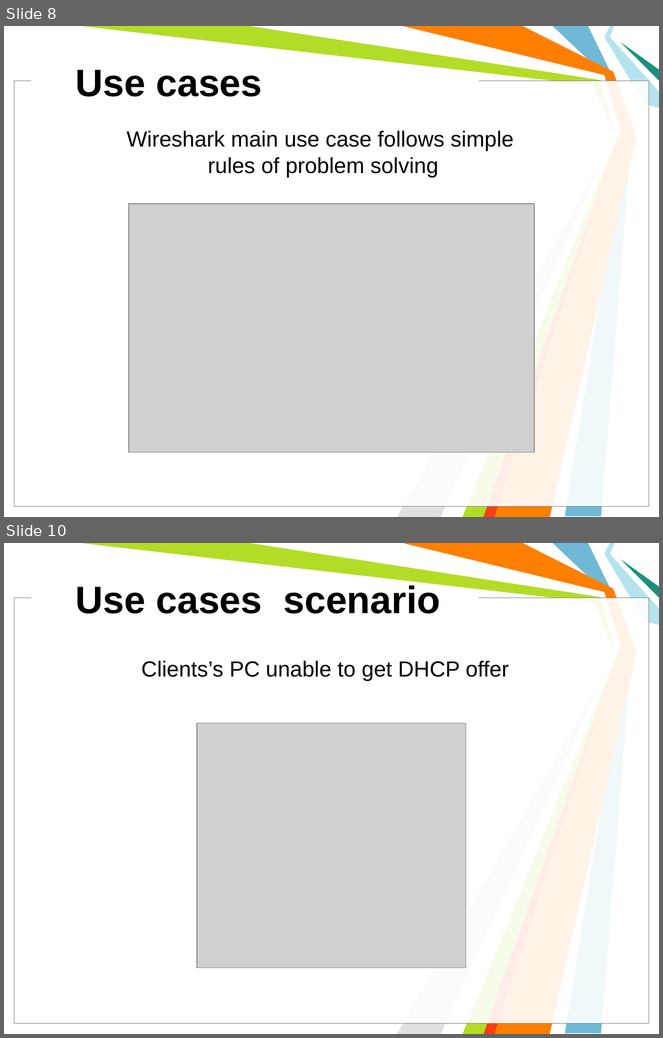
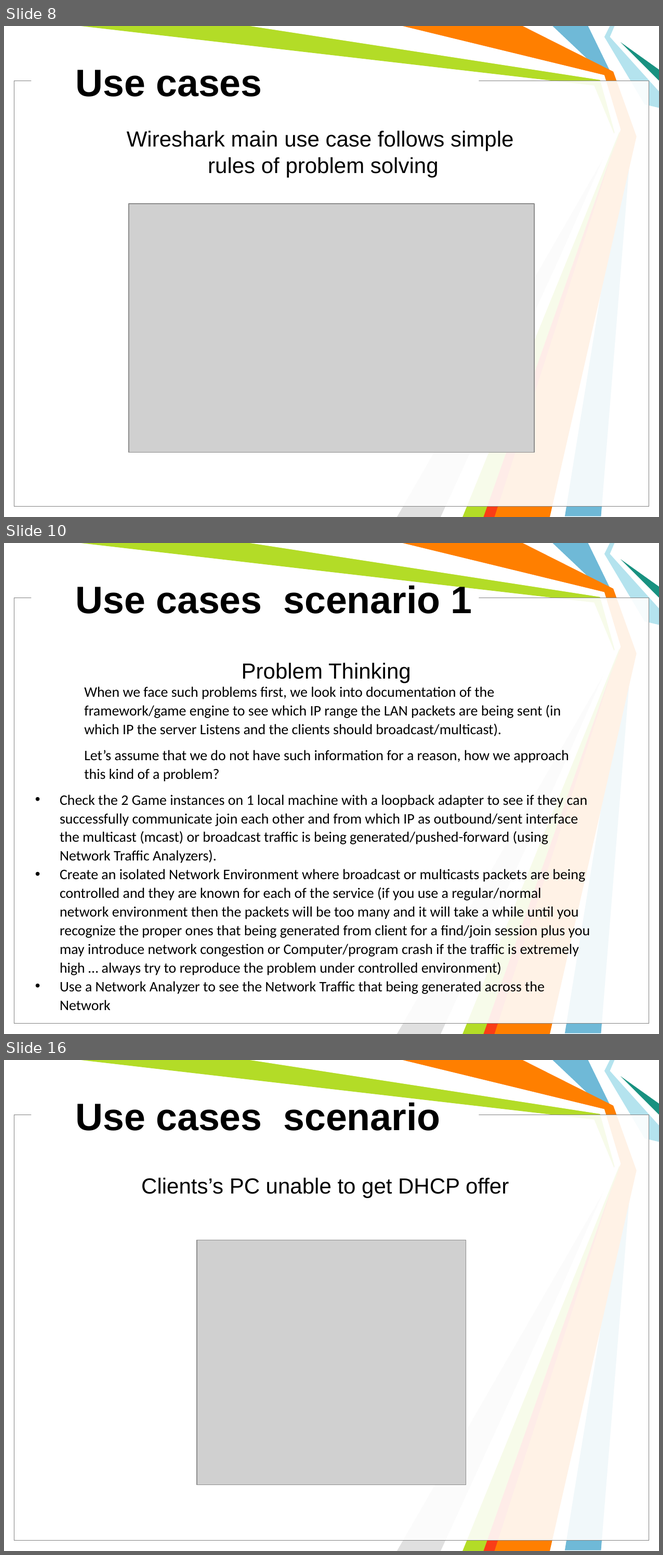
Before and after one commit to michailmarkou1995/BSc-Computer-Science-Projects, a slide deck: COMPUTER AND NETWORK SECURITY (CN6003)/Protocol_Analyzers_Presentation.pptx. Shown one above the other, each under a label of ours: slides 8 and 10 before the commit, slides 8, 10 and 16 after it; the slides between them are not shown. The pictures are 663x1038 and 663x1555 pixels, drawn with LibreOffice and Linux fonts; fonts in the diff are those of the drawing; grey boxes stand for pictures; background and template pictures are left out. Boxes give left, top, right and bottom in pixels: in the first picture for what was removed or moved away, otherwise in the second. Text is boxed around its words. In the diff, an @@ line names an element or a change of style, - is before the commit and + after.

```diff
--- a/COMPUTER AND NETWORK SECURITY (CN6003)/Protocol_Analyzers_Presentation.pptx
+++ b/COMPUTER AND NETWORK SECURITY (CN6003)/Protocol_Analyzers_Presentation.pptx
@@ slide 10 added at [4,543,659,1034], background #FFFFFF; not listed: 11 template elements that a slide beside it also shows @@
@@ title added at [75,583,473,614], 42 pt, text #000000, bold @@
+Use cases scenario 1
@@ text added at [242,663,411,683], 24 pt, text #000000 @@
+Problem Thinking
@@ text added at [60,687,591,1011], 16 pt, text #000000 @@
+When we face such problems first, we look into documentation of the framework/game engine to see which IP range the LAN packets are being sent (in which IP the server Listens and the clients should broadcast/multicast).
+Let’s assume that we do not have such information for a reason, how we approach this kind of a problem?
+• Check the 2 Game instances on 1 local machine with a loopback adapter to see if they can successfully communicate join each other and from which IP as outbound/sent interface the multicast (mcast) or broadcast traffic is being generated/pushed-forward (using Network Traffic Analyzers).
+• Create an isolated Network Environment where broadcast or multicasts packets are being controlled and they are known for each of the service (if you use a regular/normal network environment then the packets will be too many and it will take a while until you recognize the proper ones that being generated from client for a find/join session plus you may introduce network congestion or Computer/program crash if the traffic is extremely high … always try to reproduce the problem under controlled environment)
+• Use a Network Analyzer to see the Network Traffic that being generated across the Network
@@ what was slide 10 is now slide 16 @@
```
Also in this commit, not shown: 1 slide changed, 5 other slides added, 2 other files.
